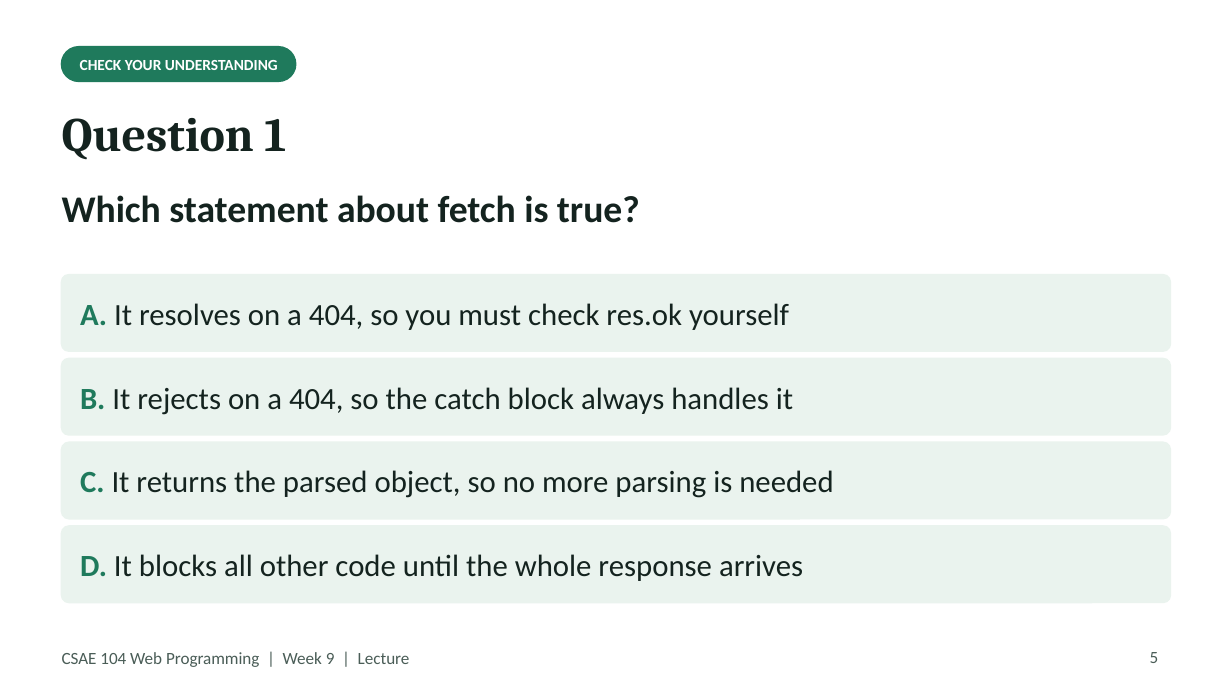
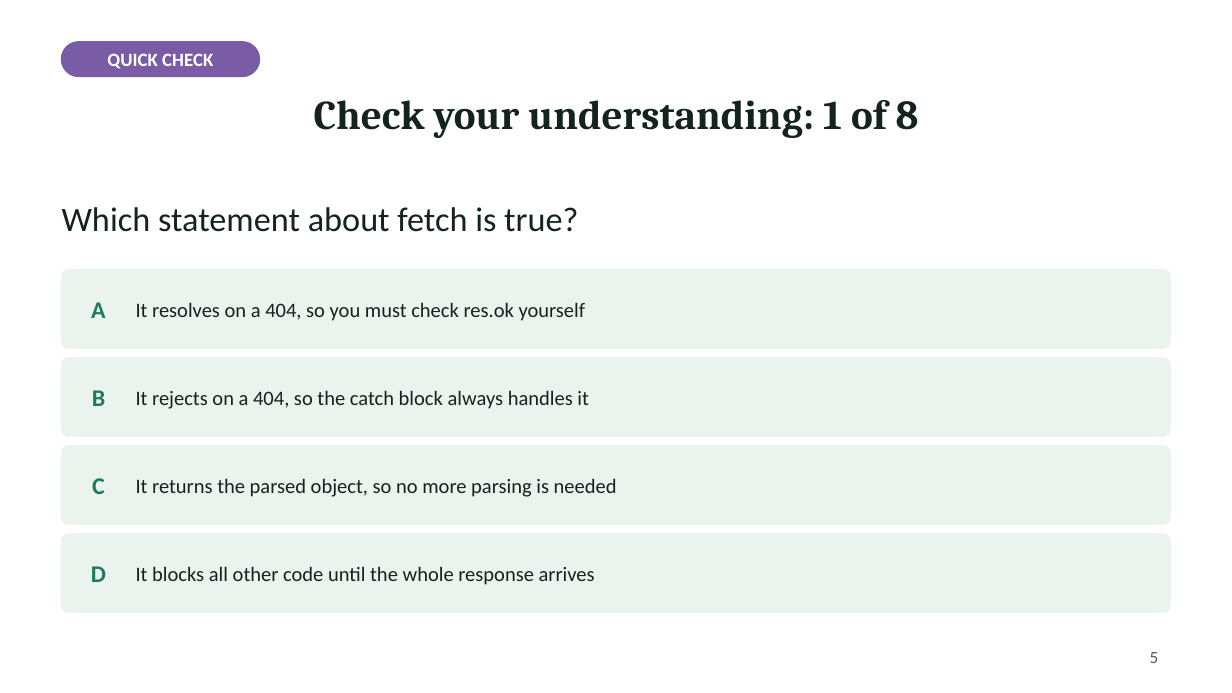
Before and after one commit to Haydzz9/sae104-site, a slide deck: slide 5 of downloads/lecture/Week_09_Lecture_Midterm.pptx. Drawn at 1232x693 pixels with LibreOffice and Linux fonts; fonts in the diff are those of the drawing. Boxes give left, top, right and bottom in pixels: in the first picture for what was removed or moved away, otherwise in the second. Text is boxed around its words. In the diff, an @@ line names an element or a change of style, - is before the commit and + after.

```diff
--- a/downloads/lecture/Week_09_Lecture_Midterm.pptx
+++ b/downloads/lecture/Week_09_Lecture_Midterm.pptx
@@ rounded rectangle: place and size @@
-rounded rectangle at (62,47,296,81)
+rounded rectangle at (62,42,259,76)
@@ rounded rectangle at (62,42,259,76): fill #1F7A5C to #7A5BA6; outline #1F7A5C 1 pt to #7A5BA6 1 pt @@
@@ text added at (107,53,213,69), 11 pt, text #FFFFFF, bold @@
+QUICK CHECK
@@ title "Check your understanding: 1 of ..." at (314,100,919,138): vertical alignment middle to top @@
@@ title removed at (62,118,286,160) @@
-Question 1
@@ title at (314,100,919,138): text changed; size 9 to 24 pt; font Calibri to Cambria; text colour #FFFFFF to #14231F @@
-CHECK YOUR UNDERSTANDING
+Check your understanding: 1 of 8
@@ text "Which statement about fetch is ...": place and size @@
-text "Which statement about fetch is ..." at (62,195,640,223)
+text "Which statement about fetch is ..." at (62,207,578,232)
@@ text "Which statement about fetch is ..." at (62,207,578,232): size 22 to 20 pt, bold off @@
@@ rounded rectangle: place and size @@
-rounded rectangle at (62,275,1170,351)
+rounded rectangle at (62,270,1170,349)
@@ text added at (91,302,105,318), 14 pt, text #1F7A5C, bold @@
+A
@@ text at (136,302,586,321): text changed; size 18 to 12 pt @@
-A. It resolves on a 404, so you must check res.ok yourself
+It resolves on a 404, so you must check res.ok yourself
@@ text added at (92,390,105,406), 14 pt, text #1F7A5C, bold @@
+B
@@ text at (136,390,589,409): text changed; size 18 to 12 pt @@
-B. It rejects on a 404, so the catch block always handles it
+It rejects on a 404, so the catch block always handles it
@@ rounded rectangle: place and size @@
-rounded rectangle at (62,526,1170,602)
+rounded rectangle at (62,446,1170,525)
@@ text added at (92,478,105,494), 14 pt, text #1F7A5C, bold @@
+C
@@ text at (136,478,617,497): text changed; size 18 to 12 pt @@
-C. It returns the parsed object, so no more parsing is needed
+It returns the parsed object, so no more parsing is needed
@@ proportions changed in 4 elements at (62,270,1170,349), (62,446,1170,525), (62,357,1170,436), (62,533,1170,612) @@
@@ rounded rectangle: place and size @@
-rounded rectangle at (62,442,1170,519)
+rounded rectangle at (62,533,1170,612)
@@ text added at (91,566,106,582), 14 pt, text #1F7A5C, bold @@
+D
@@ text at (136,566,595,585): text changed; size 18 to 12 pt @@
-D. It blocks all other code until the whole response arrives
+It blocks all other code until the whole response arrives
@@ text removed at (62,652,410,667) @@
-CSAE 104 Web Programming | Week 9 | Lecture
```
Also in this commit, not shown: 12 other slides changed, 1 slide removed, 42 other files.
